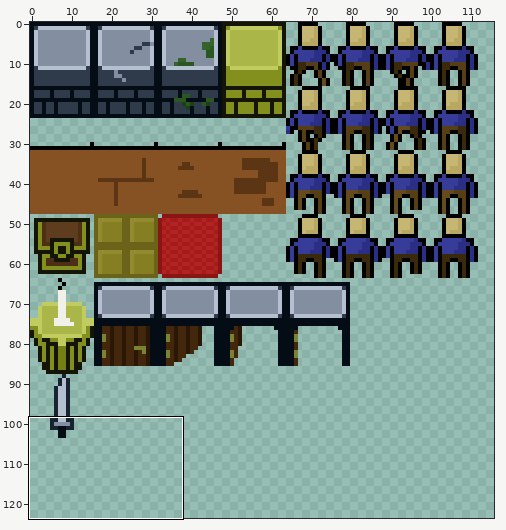
Two states of a sprite sheet, _games/ancient-maze/TileSetForMaze.png. The first picture is a wide view before the edit; the outline marks the close-up.
Close-up. Before:
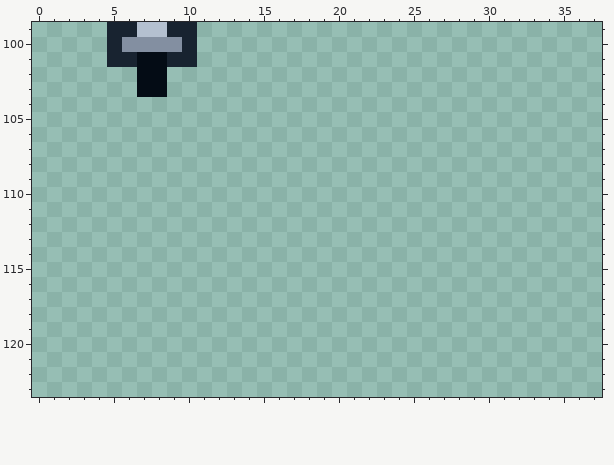
The file is 640x640 pixels, drawn in blocks of 5x5; one block is one cell here. Colours within 5 levels of each other are drawn and written as one. Shown: x 0..37, y 99..123. The wide view leaves out empty margins.
The result:
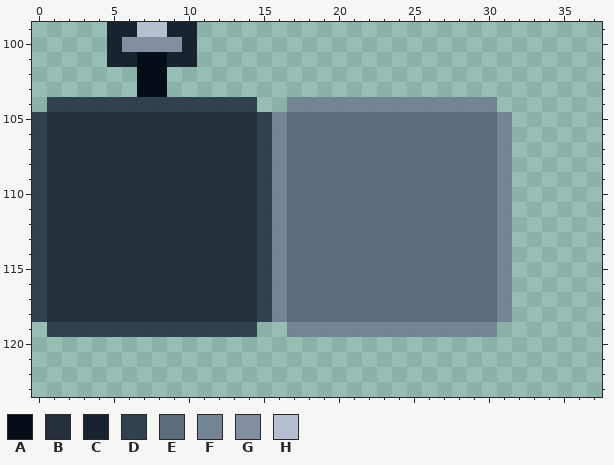
Palette (. is transparent): A #040c15  B #1e2833f2  C #182330  D #2c3a4af2  E #576778f2  F #728293f2  G #838fa1  H #b4c0d0
The exact change:
Colour B is added in rows 105 to 118 at x 1 to 14.
Colour D is added in row 104 at x 1 to 14; in rows 105 to 118 at x 0 and 15; in row 119 at x 1 to 14.
Colour E is added in rows 105 to 118 at x 17 to 30.
Colour F is added in row 104 at x 17 to 30; in rows 105 to 118 at x 16 and 31; in row 119 at x 17 to 30.
Boxes around the changes in both close-ups, in picture pixels (x1, y1, x2, y2):
added: (32, 97, 512, 337)
